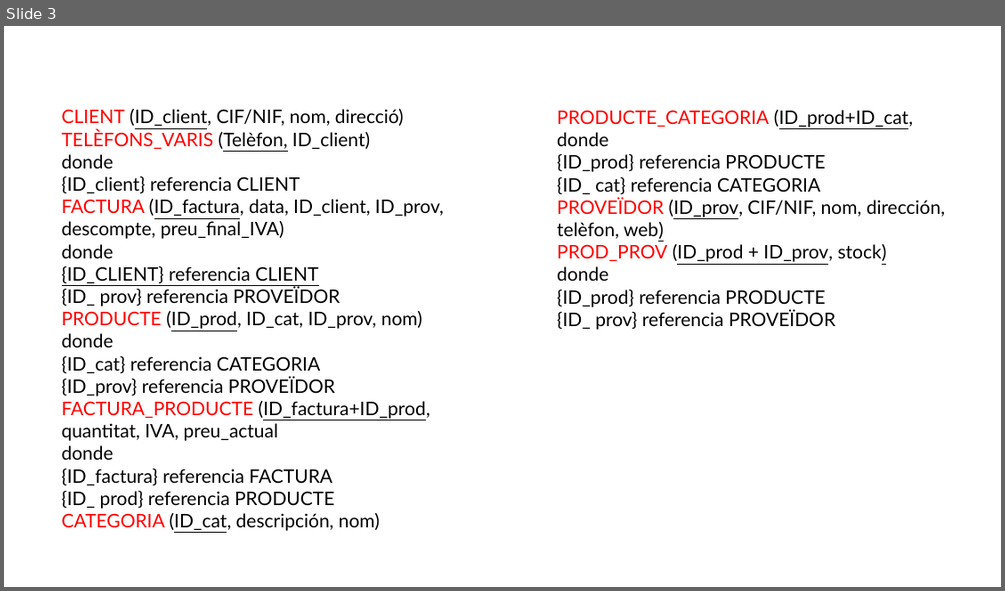
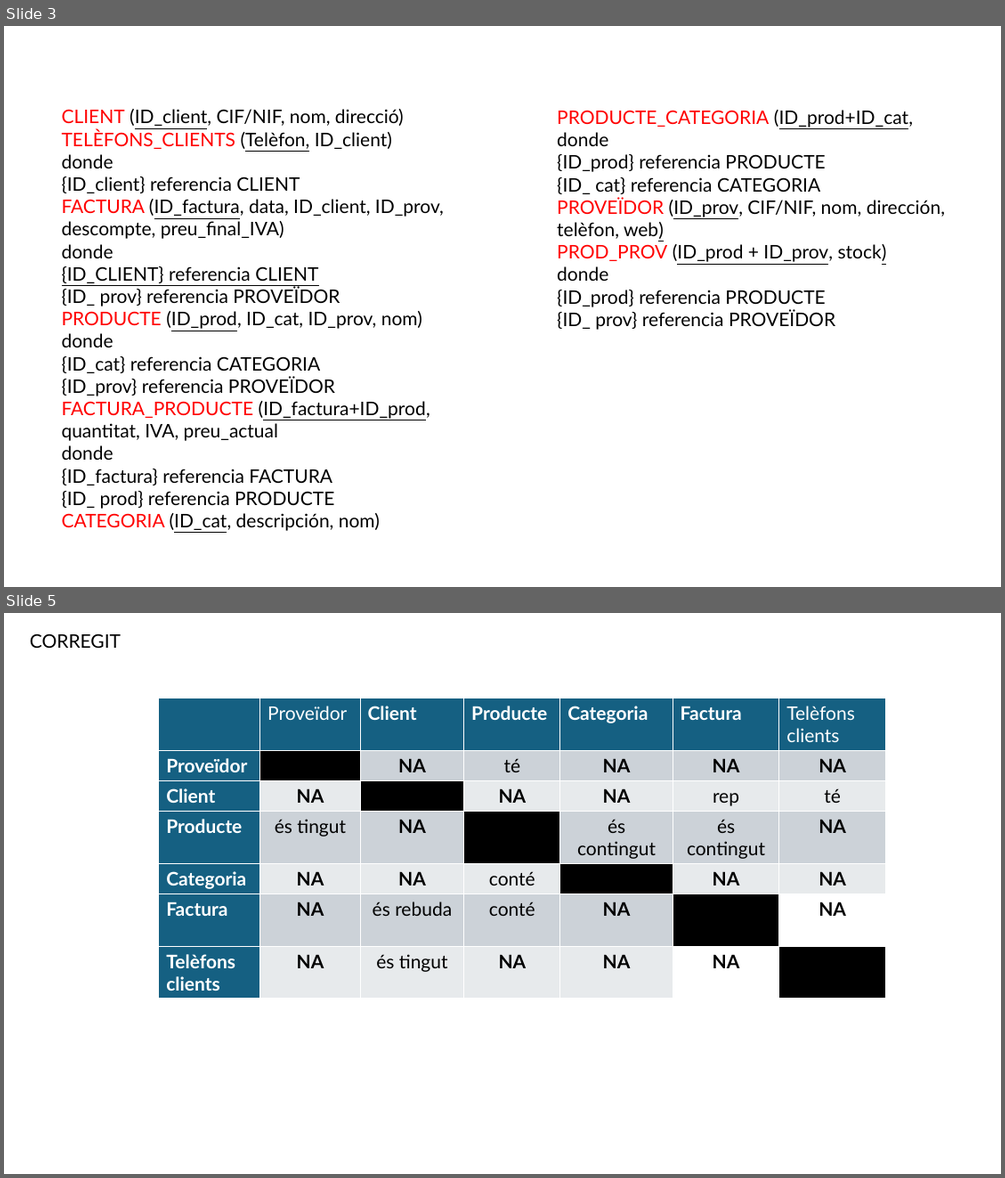
Before and after one commit to JPCC0033/BBDD, a slide deck: BBDD/vendes/Vendes.pptx. Shown one above the other, each under a label of ours: slide 3 before the commit, slides 3 and 5 after it; the slides between them are not shown. The pictures are 1005x591 and 1005x1178 pixels, drawn with LibreOffice and Linux fonts; fonts in the diff are those of the drawing. Boxes give left, top, right and bottom in pixels: in the first picture for what was removed or moved away, otherwise in the second. Text is boxed around its words. In the diff, an @@ line names an element or a change of style, - is before the commit and + after.

Commit message:
corregit vendes

```diff
--- a/BBDD/vendes/Vendes.pptx
+++ b/BBDD/vendes/Vendes.pptx
@@ slide 5 added at <box>4,613,1001,1174</box>, background #FFFFFF @@
@@ text added at <box>30,633,121,648</box>, 18 pt, text #000000 @@
+CORREGIT
@@ table added at <box>159,698,886,999</box>, 7 rows, 7 columns @@
+ | Proveïdor | Client | Producte | Categoria | Factura | Telèfons clients
+Proveïdor |  | NA | té | NA | NA | NA
+Client | NA |  | NA | NA | rep | té
+Producte | és tingut | NA |  | és contingut | és contingut | NA
+Categoria | NA | NA | conté |  | NA | NA
+Factura | NA | és rebuda | conté | NA |  | NA
+Telèfons clients | NA | és tingut | NA | NA | NA | 
@@ slide 3 changed as well @@
@@ text at <box>62,109,404,168</box>: text changed @@
-CLIENT (ID_client, CIF/NIF, nom, direcció)
-TELÈFONS_VARIS (Telèfon, ID_client)
-donde
+CLIENT (ID_client, CIF/NIF, nom, direcció)
+TELÈFONS_CLIENTS (Telèfon, ID_client)
+donde
```
Also in this commit, not shown: 2 other slides changed, 3 other slides added.
